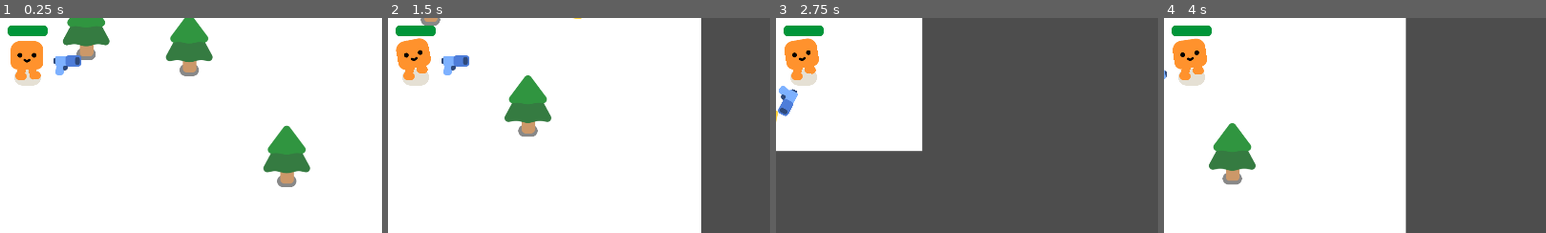
Above: before the commit, frames 1-4 (left to right).
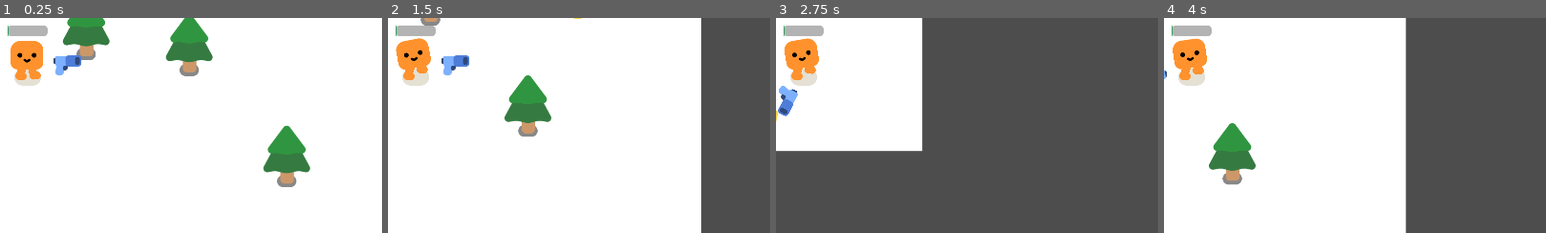
Above: after the commit, the same moments.

Repository: xatixatix/GodotProjects
Game: Godot game, scene res://scenes/game.tscn
The game is run twice, just before and just after one commit, with the same random seed, the same clock (stepped at 60 frames per second) and the same inputs.
Inputs:
- Up to frame 1 (0.25 s): no input
- Up to frame 2 (1.5 s): tap Enter at 0.5 s; hold D (move_right) 0.53-1.28 s; hold S (move_down) from 1.28 s (still down)
- Up to frame 3 (2.75 s): release S (move_down) at 2.03 s; hold D (move_right) from 2.03 s (still down)
- Up to frame 4 (4 s): release D (move_right) at 2.78 s; hold W (move_up) 2.78-3.53 s; hold A (move_left) from 3.53 s (still down)
The pictures show only the part of the screen within x 46-96%, y 36-86%; the shares and areas given below are measured in that part.

The runs differ from the first frame. In frame 1, 0.5% of the frame differs, in the area x 2-13%, y 3-9%; in frame 2, 0.5%; in frame 3, 0.5%; in frame 4, 0.5%.

Commit message:
retry works

Diff:
--- a/Projects/Demos/GDQuestVampireSurvivorsLike/characters/spawnables/gun.gd
+++ b/Projects/Demos/GDQuestVampireSurvivorsLike/characters/spawnables/gun.gd
@@ -1,6 +1,6 @@
 extends Area2D
 
-func _physics_process(delta):
+func _physics_process(_delta):
 	var enemiesInRange = get_overlapping_bodies()
 	if enemiesInRange.size() > 0:
 		var targetEnemy = enemiesInRange.front()
--- a/Projects/Demos/GDQuestVampireSurvivorsLike/characters/spawnables/player.gd
+++ b/Projects/Demos/GDQuestVampireSurvivorsLike/characters/spawnables/player.gd
@@ -5,7 +5,7 @@
 @onready var hurt_box = %HurtBox
 @onready var health_bar = %HealthBar
 
-var health = 100.0
+var health = 1
 
 func _physics_process(delta):
 	var direction = Input.get_vector("move_left", "move_right", "move_up", "move_down")
--- a/Projects/Demos/GDQuestVampireSurvivorsLike/characters/spawnables/slime.gd
+++ b/Projects/Demos/GDQuestVampireSurvivorsLike/characters/spawnables/slime.gd
@@ -7,7 +7,7 @@
 func _ready():
 	%Slime.play_walk()
 
-func _physics_process(delta):
+func _physics_process(_delta):
 	var direction = global_position.direction_to(player.global_position)
 	velocity = direction * 300
 	move_and_slide()
--- a/Projects/Demos/GDQuestVampireSurvivorsLike/project.godot
+++ b/Projects/Demos/GDQuestVampireSurvivorsLike/project.godot
@@ -77,7 +77,7 @@
 config/name="Your First 2D Game With Godot 4: START (GDQuest)"
 run/main_scene="res://scenes/game.tscn"
 config/features=PackedStringArray("4.2", "Forward Plus")
-config/icon="res://icon.png"
+config/icon="res://icon.svg"
 
 [display]
 
--- a/Projects/Demos/GDQuestVampireSurvivorsLike/scenes/game.gd
+++ b/Projects/Demos/GDQuestVampireSurvivorsLike/scenes/game.gd
@@ -1,7 +1,10 @@
 extends Node2D
 
 @onready var path_follow_2d = %PathFollow2D
+@onready var player = $Player
 @onready var game_over = %GameOver
+
+var enemies: Array[CharacterBody2D]
 
 func spawn_slime():
 	const SLIME = preload("res://characters/spawnables/slime.tscn")
@@ -9,10 +12,24 @@
 	path_follow_2d.progress_ratio = randf()
 	newSlime.global_position = path_follow_2d.global_position
 	add_child(newSlime)
+	enemies.append(newSlime)
 
 func _on_slime_spawn_timer_timeout():
 	spawn_slime()
 
 func _on_player_health_depleted():
-	game_over.visible = true
+	%GameOver.visible = true
 	get_tree().paused = true
+	print("paused")
+
+func _on_retry_button_pressed():
+	print("pressed")
+	player.health = 100
+	%GameOver.visible = false
+
+	for enemy in enemies:
+		if enemy != null:
+			enemy.queue_free()
+
+	enemies.clear()
+	get_tree().paused = false
--- a/Projects/Demos/GDQuestVampireSurvivorsLike/scenes/game.tscn
+++ b/Projects/Demos/GDQuestVampireSurvivorsLike/scenes/game.tscn
@@ -9,6 +9,13 @@
 "points": PackedVector2Array(0, 0, 0, 0, -194, -177, 0, 0, 0, 0, 2231, -250, 0, 0, 0, 0, 2190, 1363, 0, 0, 0, 0, -207, 1353, 0, 0, 0, 0, -194, -174, 0, 0, 0, 0, -194, -177)
 }
 point_count = 6
+
+[sub_resource type="StyleBoxFlat" id="StyleBoxFlat_xw2yj"]
+bg_color = Color(0.31371, 0.308585, 0.316205, 1)
+corner_radius_top_left = 20
+corner_radius_top_right = 20
+corner_radius_bottom_right = 20
+corner_radius_bottom_left = 20
 
 [node name="Game" type="Node2D"]
 z_as_relative = false
@@ -59,6 +66,7 @@
 position = Vector2(771, 517)
 
 [node name="Player" parent="." instance=ExtResource("1_tscle")]
+unique_name_in_owner = true
 position = Vector2(994, 639)
 
 [node name="Path2D" type="Path2D" parent="Player"]
@@ -72,6 +80,7 @@
 
 [node name="GameOver" type="CanvasLayer" parent="Player"]
 unique_name_in_owner = true
+process_mode = 3
 visible = false
 
 [node name="ColorRect" type="ColorRect" parent="Player/GameOver"]
@@ -100,8 +109,26 @@
 horizontal_alignment = 1
 vertical_alignment = 1
 
+[node name="RetryButton" type="Button" parent="Player/GameOver/ColorRect"]
+layout_mode = 1
+anchors_preset = 8
+anchor_left = 0.5
+anchor_top = 0.5
+anchor_right = 0.5
+anchor_bottom = 0.5
+offset_left = -152.0
+offset_top = 65.0
+offset_right = 152.0
+offset_bottom = 159.0
+grow_horizontal = 2
+grow_vertical = 2
+theme_override_font_sizes/font_size = 50
+theme_override_styles/normal = SubResource("StyleBoxFlat_xw2yj")
+text = "RETRY"
+
 [node name="SlimeSpawnTimer" type="Timer" parent="."]
 autostart = true
 
 [connection signal="health_depleted" from="Player" to="." method="_on_player_health_depleted"]
+[connection signal="pressed" from="Player/GameOver/ColorRect/RetryButton" to="." method="_on_retry_button_pressed"]
 [connection signal="timeout" from="SlimeSpawnTimer" to="." method="_on_slime_spawn_timer_timeout"]
Not shown: 1 places in Projects/Demos/GDQuestVampireSurvivorsLike/scenes/game.tscn that only renumber resources
